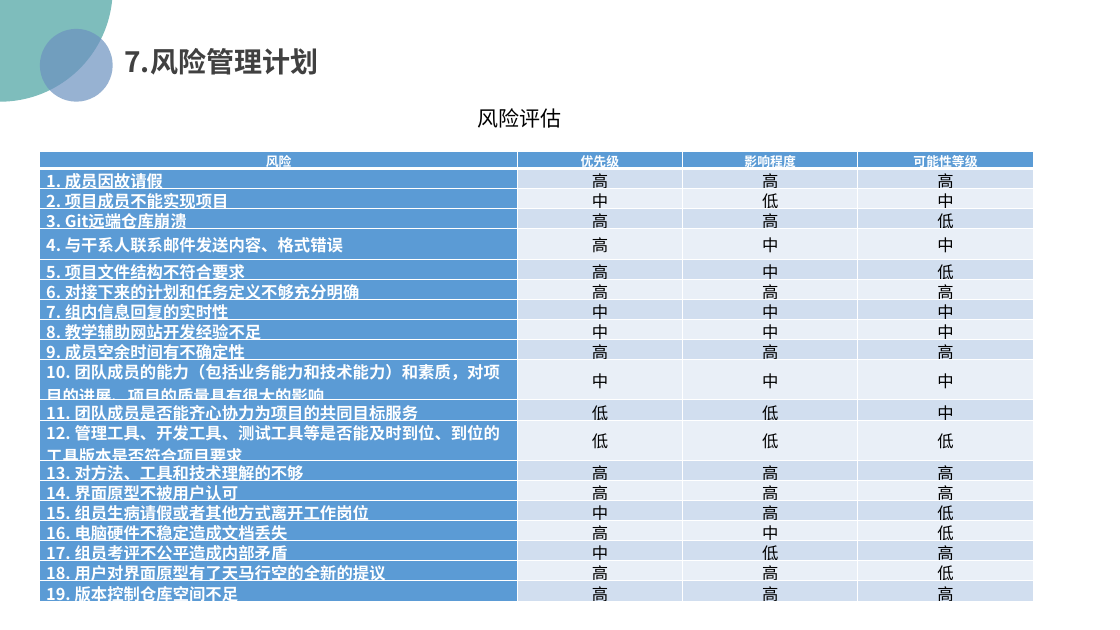
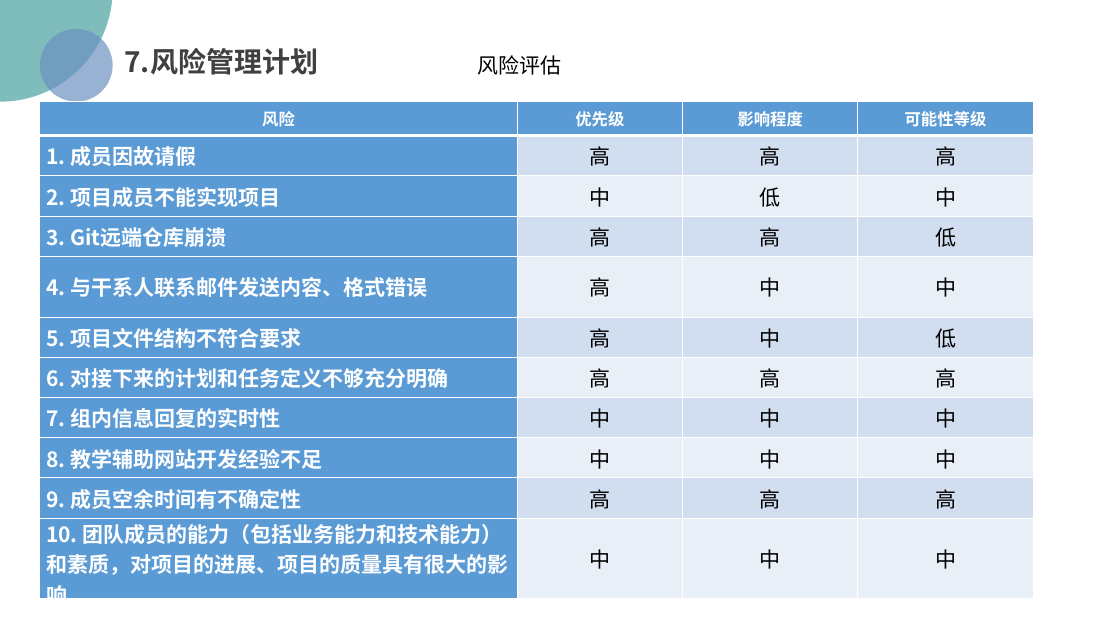
Before and after one commit to PRD2018/PRD2018-G15, a slide deck: slide 46 of 受控文档/01-需求工程项目计划/[PRD-15]需求工程项目计划.pptx (slide 47 before the commit). Drawn at 1120x630 pixels with LibreOffice and Linux fonts; fonts in the diff are those of the drawing; background and template pictures are left out. Boxes give left, top, right and bottom in pixels: in the first picture for what was removed or moved away, otherwise in the second. Text is boxed around its words. In the diff, an @@ line names an element or a change of style, - is before the commit and + after.

Commit message:
2018-11-2
更新 需求工程项目计划PPT

```diff
--- a/受控文档/01-需求工程项目计划/[PRD-15]需求工程项目计划.pptx
+++ b/受控文档/01-需求工程项目计划/[PRD-15]需求工程项目计划.pptx
@@ text "风险评估": place and size @@
-text "风险评估" at [478, 108, 562, 128]
+text "风险评估" at [478, 55, 562, 75]
@@ table at [39, 102, 1033, 602] @@
-row 12: 11. 团队成员是否能齐心协力为项目的共同目标服务 | 低 | 低 | 中
-row 13: 12. 管理工具、开发工具、测试工具等是否能及时到位、到位的工具版本是否符合项目要求 | 低 | 低 | 低
-row 14: 13. 对方法、工具和技术理解的不够 | 高 | 高 | 高
-row 15: 14. 界面原型不被用户认可 | 高 | 高 | 高
-row 16: 15. 组员生病请假或者其他方式离开工作岗位 | 中 | 高 | 低
-row 17: 16. 电脑硬件不稳定造成文档丢失 | 高 | 中 | 低
-row 18: 17. 组员考评不公平造成内部矛盾 | 中 | 低 | 高
-row 19: 18. 用户对界面原型有了天马行空的全新的提议 | 高 | 高 | 低
-row 20: 19. 版本控制仓库空间不足 | 高 | 高 | 高
@@ table: place and size @@
-table at [39, 151, 1033, 609]
+table at [39, 102, 1033, 602]
```
Also in this commit, not shown: 40 other slides changed, 5 slides added, 4 slides removed.
